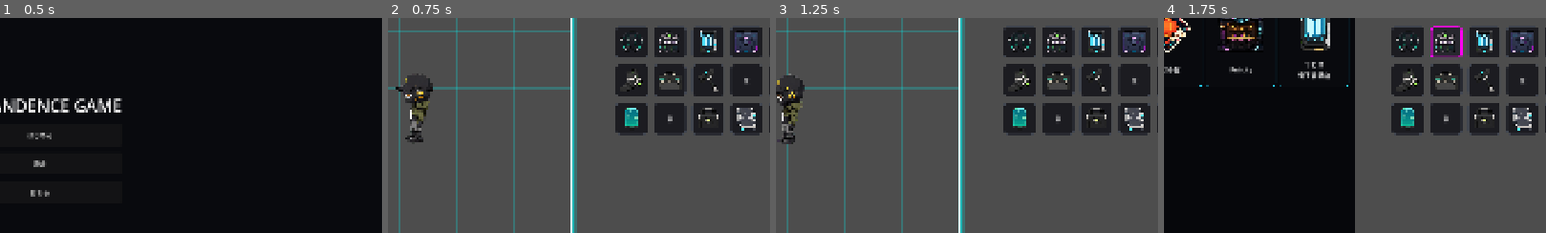
Above: before the commit, frames 1-4 (left to right).
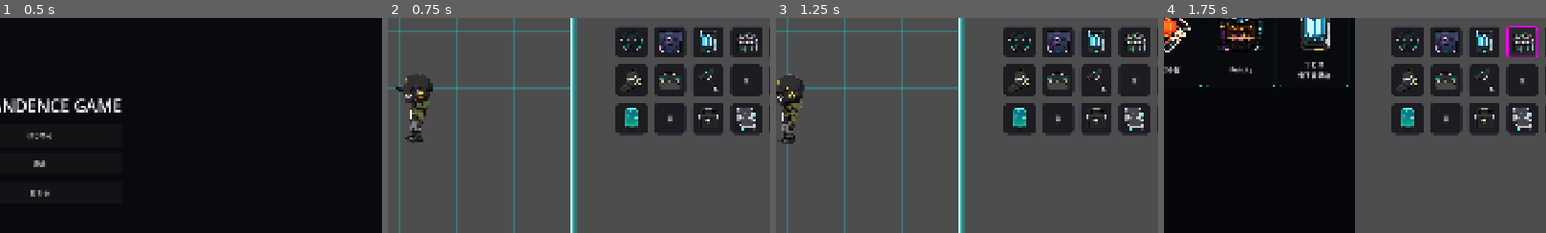
Above: after the commit, the same moments.

Repository: grimoire1089-coder/optimistic
Game: Godot game, scene res://Scenes/Boot/TitleScene.tscn
Same seed, same stepped clock (60 frames per second), same inputs: the game is played once before the commit and once after it. Sound files missing from this copy of the repository are replaced by a short silence.
Inputs (mouse positions are % of the whole screen's width and height, from its top left; square brackets give the same spot before the commit, where the layout moved):
- Up to frame 1 (0.5 s): no input
- Up to frame 2 (0.75 s): click "はじめる" at 0.5 s
- Up to frame 3 (1.25 s): no input
- Up to frame 4 (1.75 s): click (92, 25) [82, 25] at 1.25 s
The pictures show only the part of the screen within x 45-95%, y 20-70%; the shares and areas given below are measured in that part.

Frame 1 is identical in both runs. In frame 2, 1.0% of the frame differs, in the area x 71-97%, y 5-16%; in frame 3, 1.0%; in frame 4, 1.7%, in the area x 69-98%, y 3-19%.

Commit message:
Swap shop and inventory HUD button positions

Diff:
--- a/Scripts/UI/HUD/Modules/RightHudLayoutModule.gd
+++ b/Scripts/UI/HUD/Modules/RightHudLayoutModule.gd
@@ -22,9 +22,9 @@
 
 const BUTTON_LAYOUTS := {
 	"RobinHudButton": Vector2(HudButtonStyle.FIRST_ROW_ROBIN_LEFT, HudButtonStyle.FIRST_ROW_TOP),
-	"ShopButton": Vector2(HudButtonStyle.FIRST_ROW_SHOP_LEFT, HudButtonStyle.FIRST_ROW_TOP),
+	"ShopButton": Vector2(HudButtonStyle.FIRST_ROW_INVENTORY_LEFT, HudButtonStyle.FIRST_ROW_TOP),
 	"BookButton": Vector2(HudButtonStyle.FIRST_ROW_BOOK_LEFT, HudButtonStyle.FIRST_ROW_TOP),
-	"InventoryButton": Vector2(HudButtonStyle.FIRST_ROW_INVENTORY_LEFT, HudButtonStyle.FIRST_ROW_TOP),
+	"InventoryButton": Vector2(HudButtonStyle.FIRST_ROW_SHOP_LEFT, HudButtonStyle.FIRST_ROW_TOP),
 	"BuildModeButton": Vector2(HudButtonStyle.THIRD_ROW_PLACEHOLDER_03_LEFT, HudButtonStyle.THIRD_ROW_TOP),
 	"MoveButton": Vector2(HudButtonStyle.SECOND_ROW_MOVE_LEFT, HudButtonStyle.SECOND_ROW_TOP),
 	"WorkCreditButton": Vector2(HudButtonStyle.SECOND_ROW_WORK_LEFT, HudButtonStyle.SECOND_ROW_TOP),
